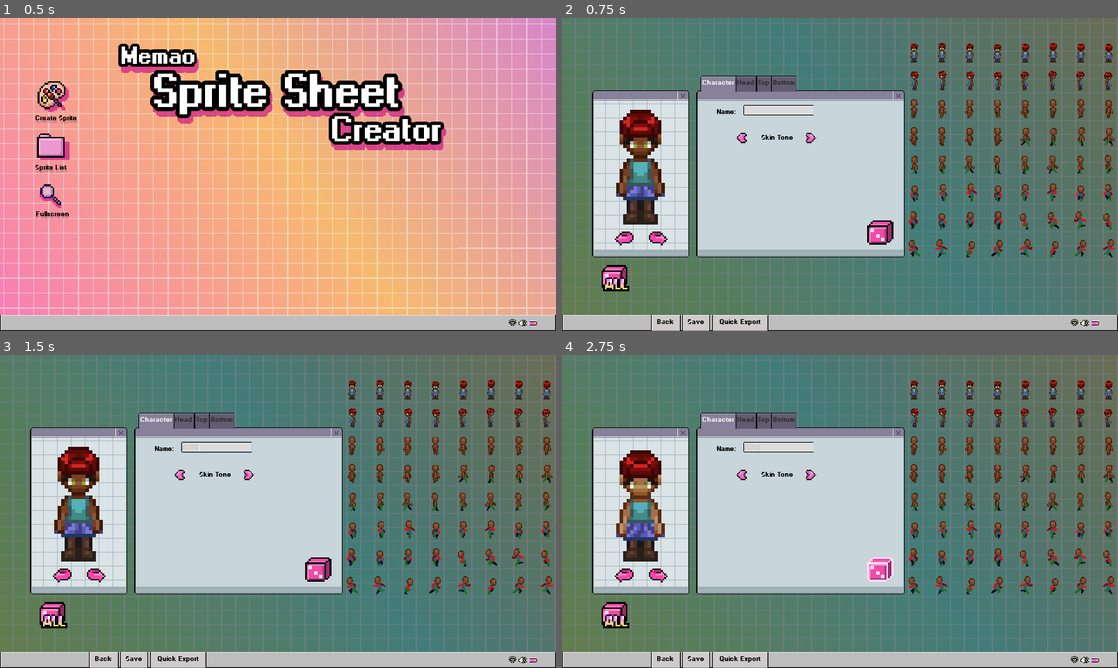
Above: before the commit, frames 1-4 (two rows, left to right).
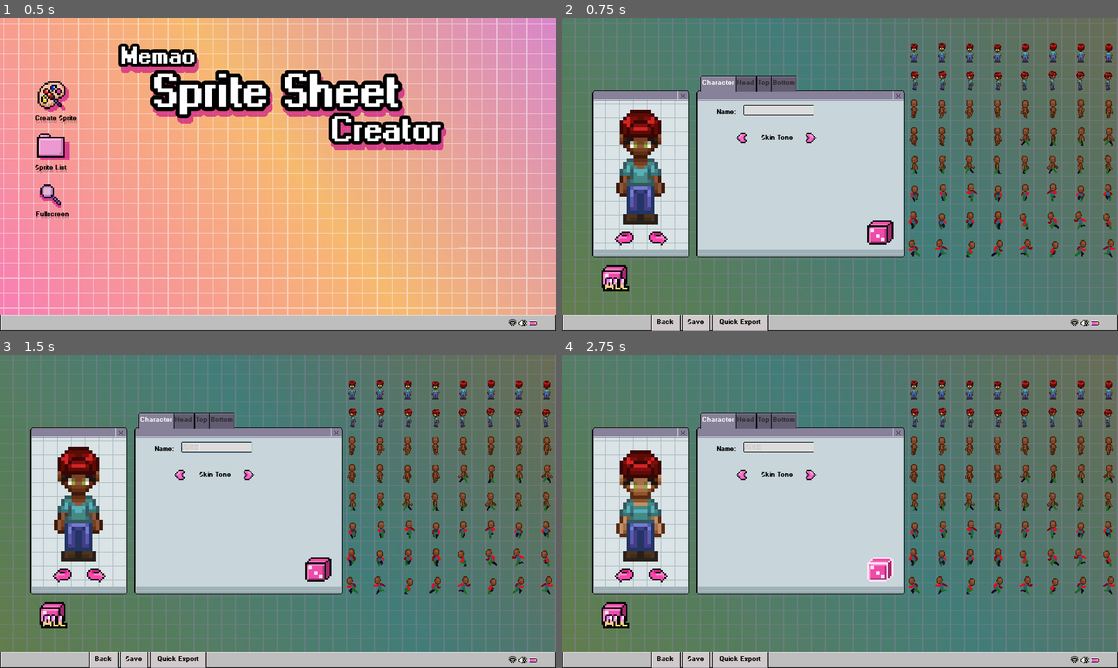
Above: after the commit, the same moments.

Repository: Sleeping-Robot-Games/Sprite-Generator
Game: Godot game, scene res://Scenes/Menu.tscn
Same seed, same stepped clock (60 frames per second), same inputs: the game is played once before the commit and once after it.
Inputs (mouse positions are in pixels of both pictures, inside the frame that each line leads up to):
- Up to frame 1 (0.5 s): no input
- Up to frame 2 (0.75 s): click (612, 96) at 0.5 s
- Up to frame 3 (1.5 s): click (216, 445) at 1.27 s; type "Alex" at 1.35 s
- Up to frame 4 (2.75 s): click (878, 570) at 2 s

Frame 1 is identical in both runs. In frame 2, 0.9% of the frame differs, in the area x 9-99%, y 10-64%; in frame 3, 0.9%; in frame 4, 1.0%.

Commit message:
makes the weighted values in the editor exact

Diff:
--- a/Scripts/SpriteCreate.gd
+++ b/Scripts/SpriteCreate.gd
@@ -9,7 +9,8 @@
 export var hair_C_chance = 10
 export var jacket_A_chance = 10
 
-var sprite_chances: Dictionary = {
+## If we want to remove these weighted values later, just empty the dictionary in _ready
+onready var sprite_chances: Dictionary = {
 	"AccessoryA": accessory_A_chance,
 	"AccessoryB": accessory_B_chance,
 	"AccessoryC": accessory_C_chance,
@@ -150,7 +151,25 @@
 		palette_sprite_state[palette_type] = random_color
 
 func set_random_texture(sprite_name: String) -> void:
-	var random_sprite = random_asset(sprite_folder_path + sprite_name)
+	var folder_path = sprite_folder_path + sprite_name + "/"
+	var files = g.files_in_dir(folder_path)
+
+	# Exclude `_000.png` from random selection for chance-controlled sprites
+	if sprite_chances.has(sprite_name) and sprite_chances[sprite_name] > 0:
+		var filtered_files = []
+		for file in files:
+			if not file.ends_with("_000.png"):
+				filtered_files.append(file)
+		files = filtered_files
+
+	# If there are no usable files, fallback is handled elsewhere
+	if files.empty():
+		return
+
+	randomize()
+	var random_file = files[randi() % files.size()]
+	var random_sprite = folder_path + random_file
+
 	if random_sprite == "": # No assets in the folder yet continue to next folder
 		return
 	if "000" in random_sprite and not "Accessory" in random_sprite: # Prevent some empty sprite sheets
